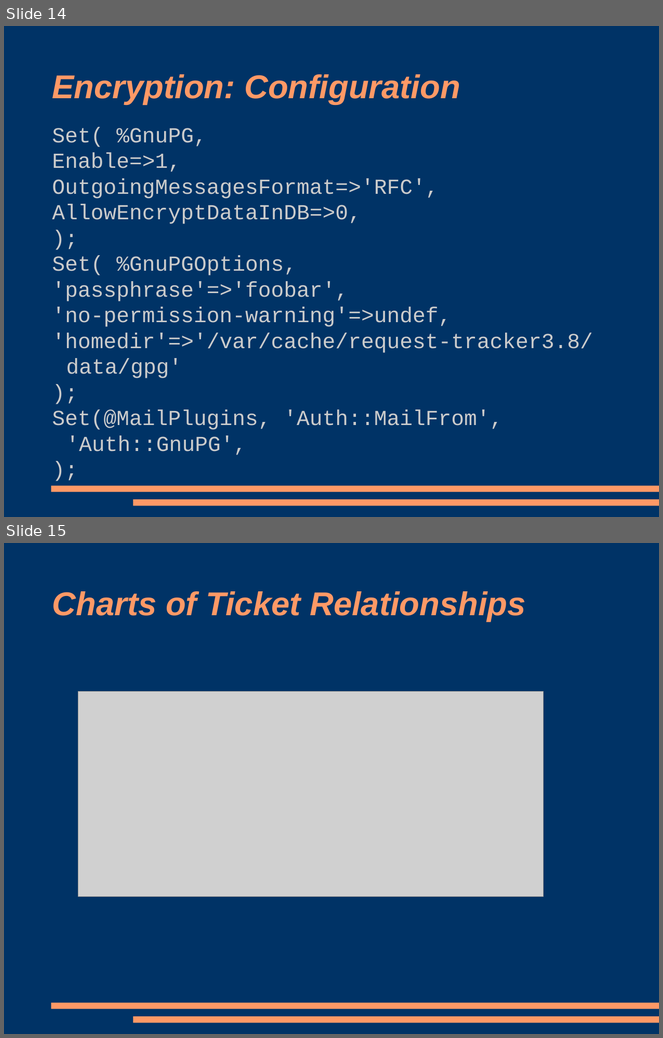
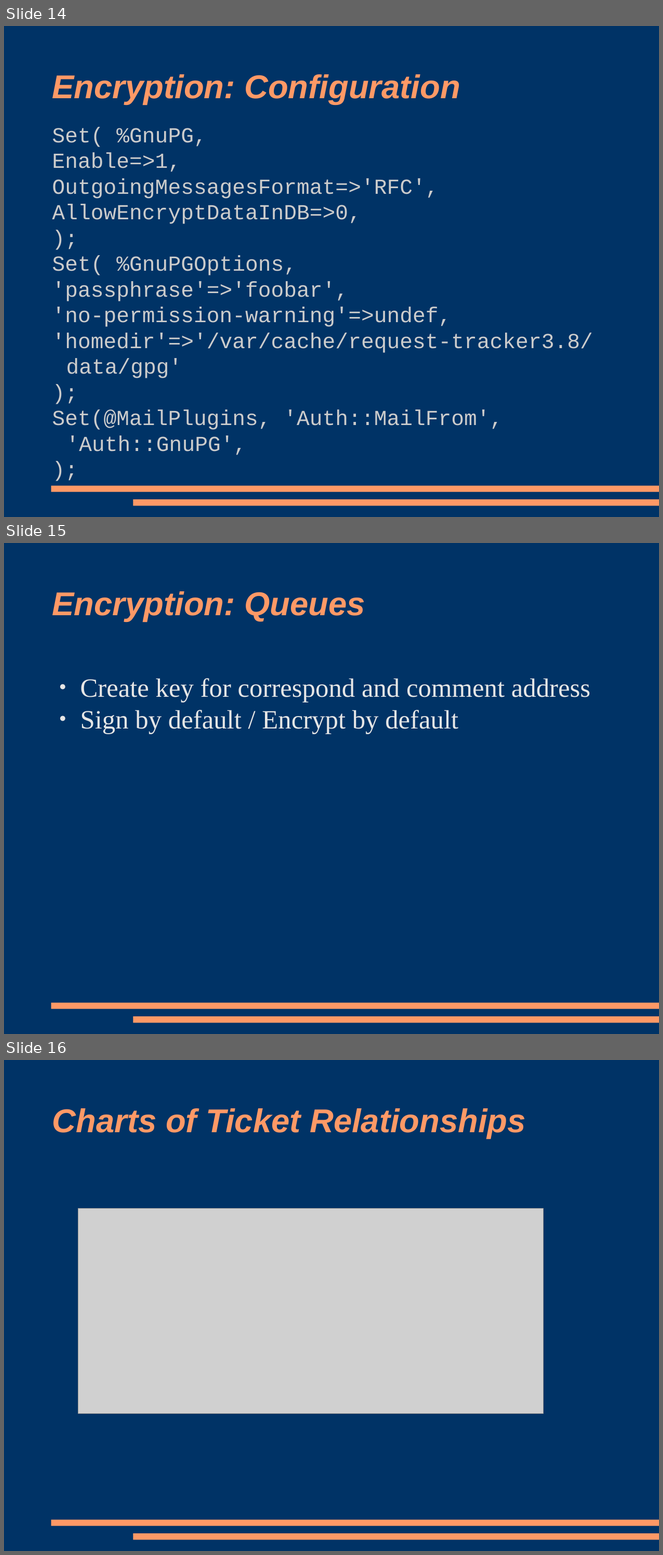
Before and after one commit to racke/Presentations, a slide deck: npw2009/rt38.odp. Shown one above the other, each under a label of ours: slides 14 and 15 before the commit, slides 14, 15 and 16 after it. The pictures are 663x1038 and 663x1555 pixels, drawn with LibreOffice and Linux fonts; fonts in the diff are those of the drawing; grey boxes stand for pictures. Boxes give left, top, right and bottom in pixels: in the first picture for what was removed or moved away, otherwise in the second. Text is boxed around its words. In the diff, an @@ line names an element or a change of style, - is before the commit and + after.

```diff
--- a/npw2009/rt38.odp
+++ b/npw2009/rt38.odp
@@ slide 15 added at box(4, 543, 659, 1034), background #003366; not listed: 2 template elements that a slide beside it also shows @@
@@ title added at box(52, 591, 365, 622), 40 pt, text #FF9966, bold, italic @@
+Encryption: Queues
@@ text added at box(80, 678, 591, 734), 32 pt, text #E6E6E6 @@
+● Create key for correspond and comment address
+● Sign by default / Encrypt by default
@@ what was slide 15 is now slide 16 @@
```
Also in this commit, not shown: 4 slides changed.
